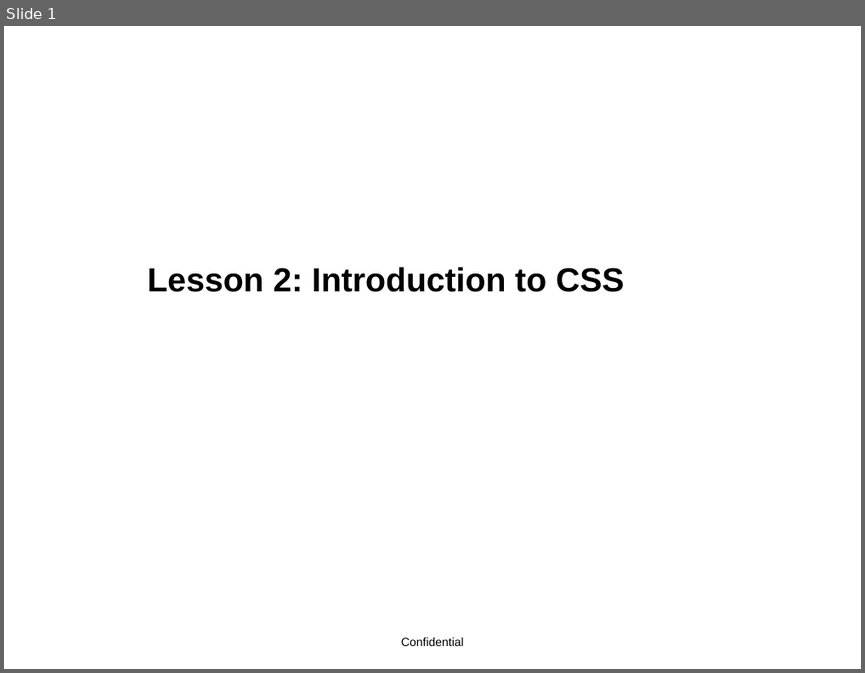
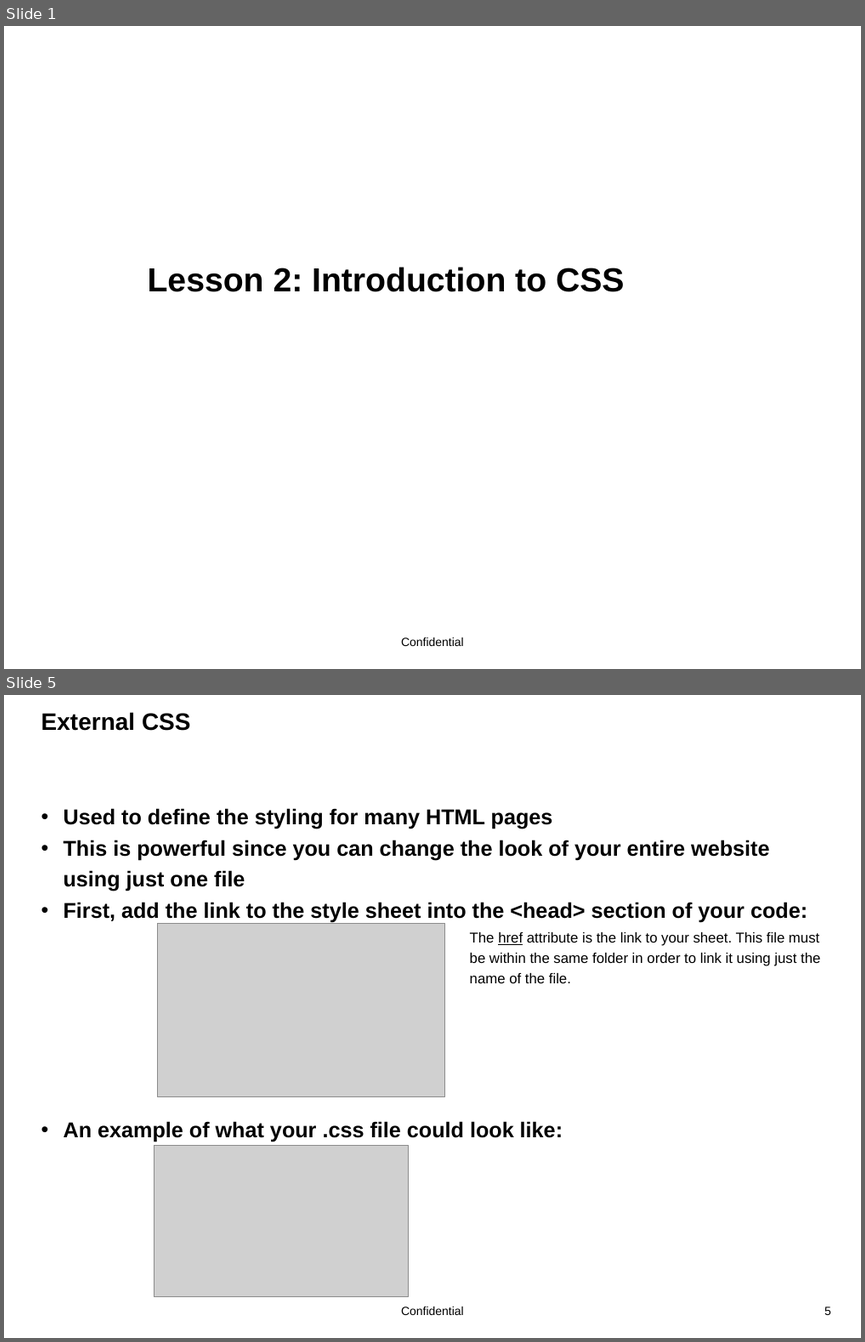
Before and after one commit to zbolmb/C1CodersCurriculum, a slide deck: lessons/lesson2/lesson2.pptx. Shown one above the other, each under a label of ours: slide 1 before the commit, slides 1 and 5 after it; the slides between them are not shown. The pictures are 865x673 and 865x1342 pixels, drawn with LibreOffice and Linux fonts; fonts in the diff are those of the drawing; grey boxes stand for pictures; background and template pictures are left out. Boxes give left, top, right and bottom in pixels: in the first picture for what was removed or moved away, otherwise in the second. Text is boxed around its words. In the diff, an @@ line names an element or a change of style, - is before the commit and + after.

```diff
--- a/lessons/lesson2/lesson2.pptx
+++ b/lessons/lesson2/lesson2.pptx
@@ slide 5 added at [4, 695, 861, 1338], background #FFFFFF; not listed: 1 template element that a slide beside it also shows @@
@@ title added at [41, 712, 191, 731], 20 pt, text #000000, bold @@
+External CSS
@@ text added at [64, 808, 820, 1142], 18 pt, text #000000, bold @@
+• Used to define the styling for many HTML pages
+• This is powerful since you can change the look of your entire website using just one file
+• First, add the link to the style sheet into the <head> section of your code:
+                • fttt The href attribute is the link to your sheet. This file must be within the same folder in order to link it using just the name of the file.
+• An example of what your .css file could look like:
@@ picture added at [157, 924, 445, 1097] @@
@@ picture added at [154, 1145, 409, 1297] @@
@@ page number added at [824, 1306, 831, 1315], 10 pt, text #000000 @@
+5
```
Also in this commit, not shown: 2 slides changed, 2 other slides added, 4 slides removed, 1 other file.
